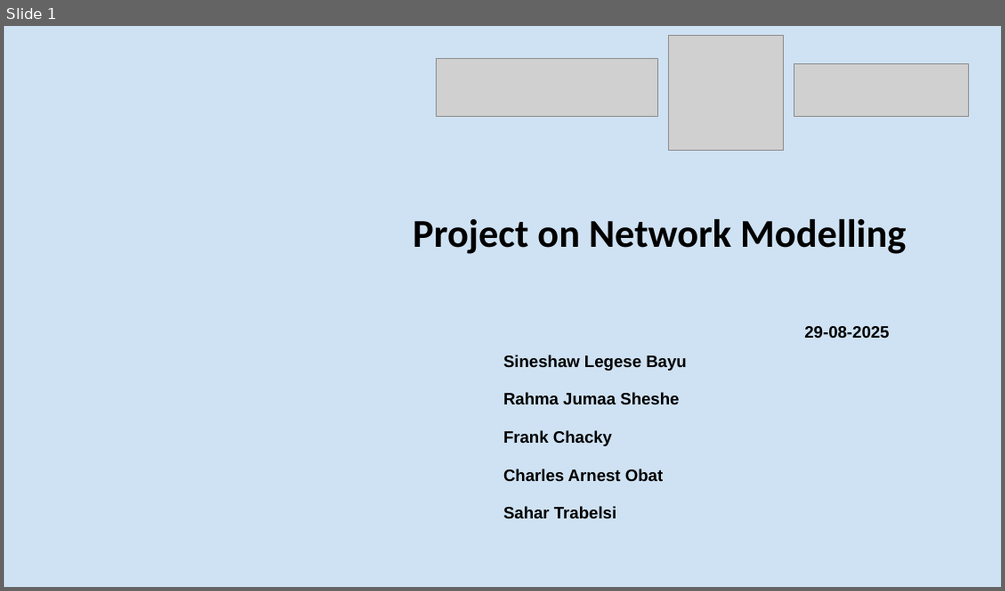
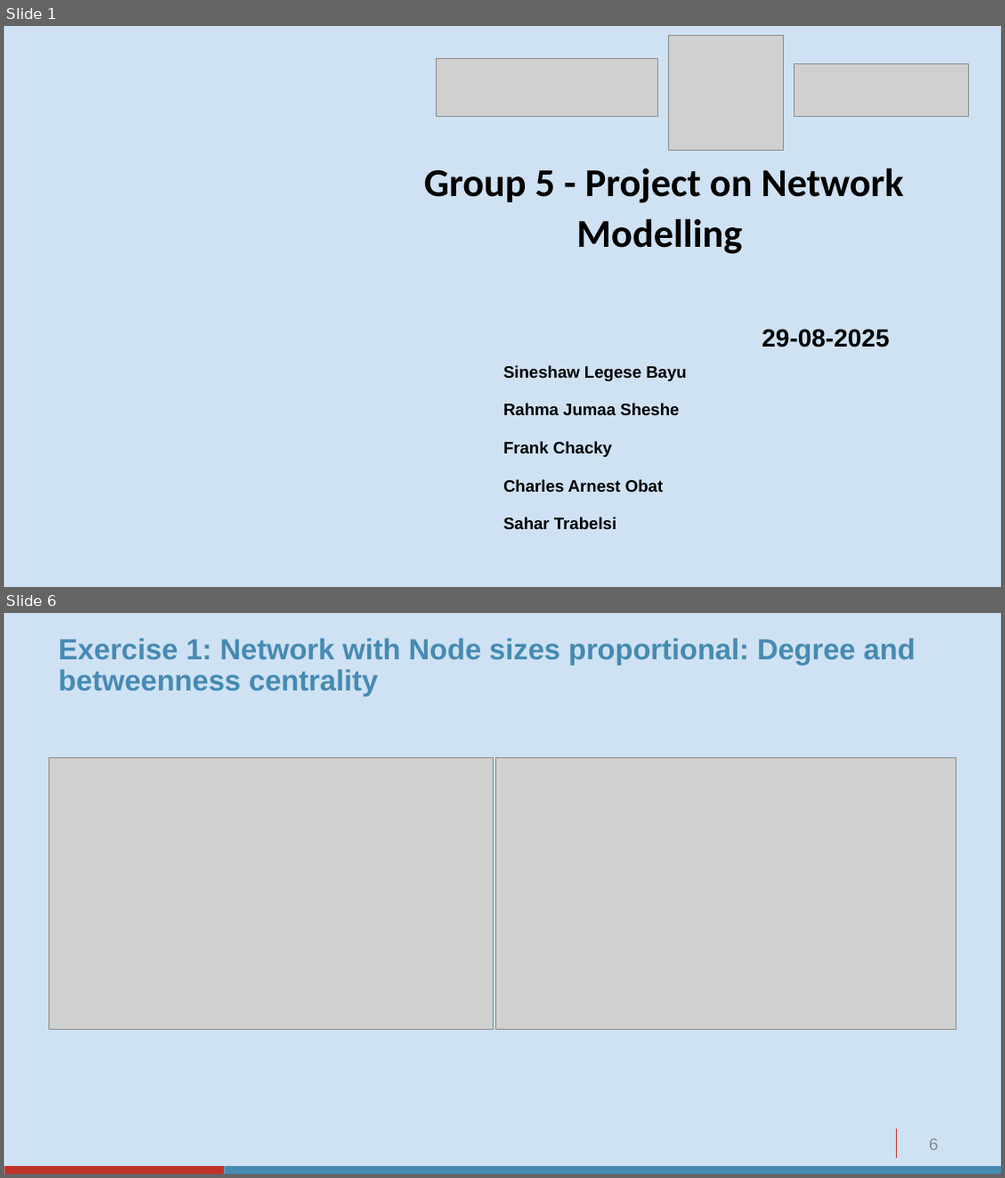
Before and after one commit to sineshawl/Malaria_Training_Network_Modelling, a slide deck: Mathematical Modelling Project - Group 5.pptx. Shown one above the other, each under a label of ours: slide 1 before the commit, slides 1 and 6 after it; the slides between them are not shown. The pictures are 1005x591 and 1005x1178 pixels, drawn with LibreOffice and Linux fonts; fonts in the diff are those of the drawing; grey boxes stand for pictures. Boxes give left, top, right and bottom in pixels: in the first picture for what was removed or moved away, otherwise in the second. Text is boxed around its words. In the diff, an @@ line names an element or a change of style, - is before the commit and + after.

```diff
--- a/Mathematical Modelling Project - Group 5.pptx
+++ b/Mathematical Modelling Project - Group 5.pptx
@@ slide 6 added at (x1=4, y1=613, x2=1001, y2=1174), background #CFE2F3 @@
@@ title added at (x1=58, y1=638, x2=915, y2=696), 28 pt, text #468AB2, bold @@
+Exercise 1: Network with Node sizes proportional: Degree and betweenness centrality
@@ picture added at (x1=48, y1=757, x2=493, y2=1030) @@
@@ picture added at (x1=495, y1=757, x2=956, y2=1030) @@
@@ line added from (896, 1129) to (896, 1158), #BF3227 0.75 pt @@
@@ page number added at (x1=929, y1=1138, x2=938, y2=1150), 16 pt, text #888888 @@
+6
@@ rectangle added at (x1=4, y1=1166, x2=224, y2=1174), fill #BF3227 @@
@@ rectangle added at (x1=224, y1=1166, x2=1001, y2=1174), fill #468AB2 @@
@@ slide 1 changed as well @@
@@ text at (x1=424, y1=168, x2=904, y2=254): text changed @@
-Project on Network Modelling
+Group 5 - Project on Network Modelling
@@ text at (x1=761, y1=329, x2=889, y2=347): size 16 to 24 pt in "29-08-2025" @@
```
Also in this commit, not shown: 2 other slides changed, 13 other slides added, 5 slides removed, 7 other files.
